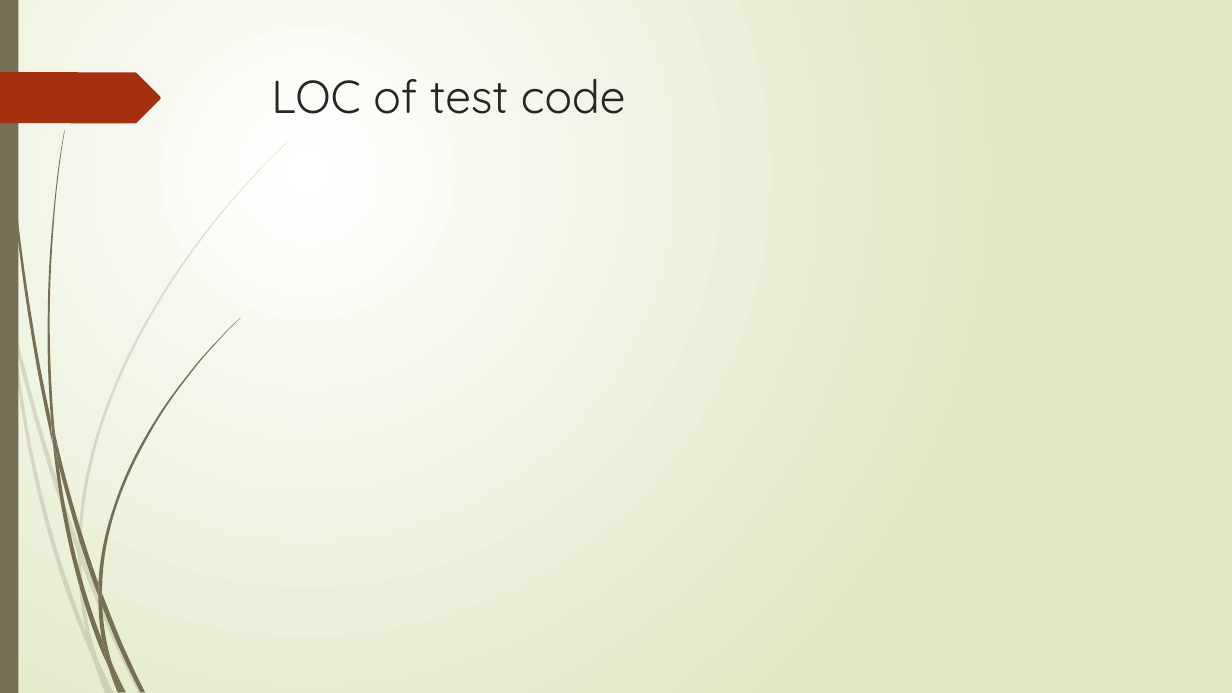
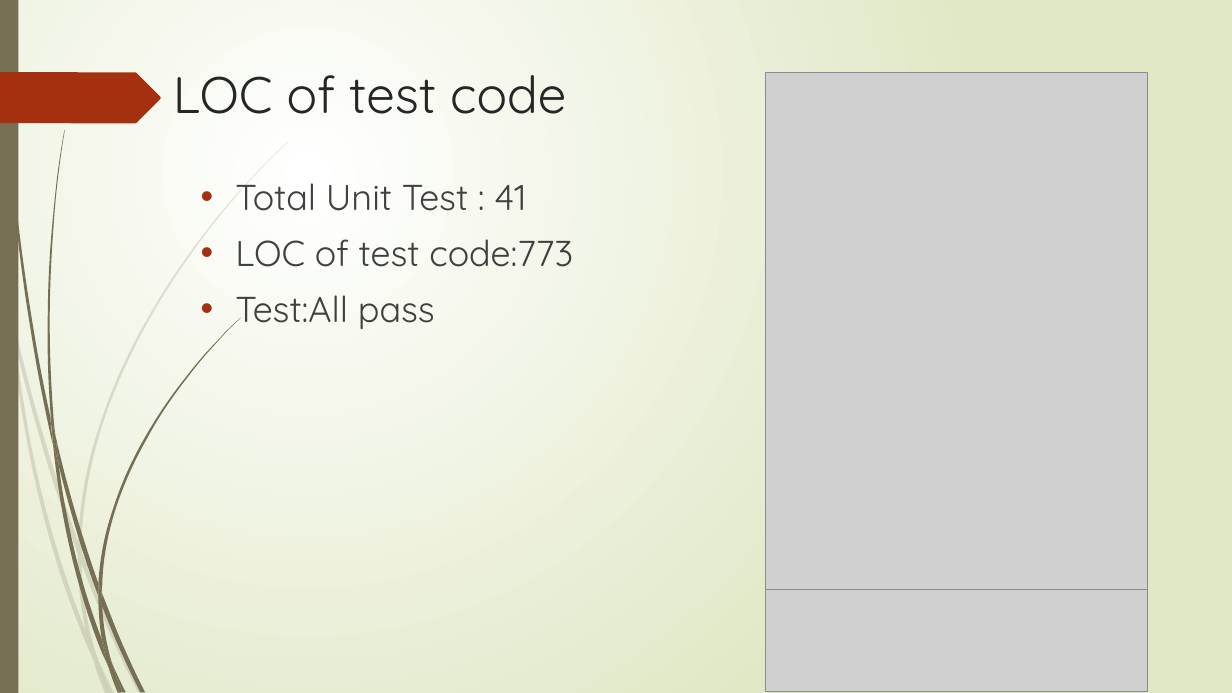
Before and after one commit to LuJoker/OOAD_RMS, a slide deck: slide 6 of document/OOAD_Final_demo.pptx. Drawn at 1232x693 pixels with LibreOffice and Linux fonts; fonts in the diff are those of the drawing; grey boxes stand for pictures. Boxes give left, top, right and bottom in pixels: in the first picture for what was removed or moved away, otherwise in the second. Text is boxed around its words. In the diff, an @@ line names an element or a change of style, - is before the commit and + after.

```diff
--- a/document/OOAD_Final_demo.pptx
+++ b/document/OOAD_Final_demo.pptx
@@ title "LOC of test code": place and size @@
-title "LOC of test code" at <box>271,79,626,114</box>
+title "LOC of test code" at <box>173,75,566,114</box>
@@ title "LOC of test code" at <box>173,75,566,114</box>: size 36 to 40 pt @@
@@ picture added at <box>766,73,1148,590</box> @@
@@ text added at <box>235,183,573,329</box>, 28 pt, text #404040 @@
+• Total Unit Test : 41
+• LOC of test code:773
+• Test:All pass
@@ picture added at <box>766,590,1148,691</box> @@
```
Also in this commit, not shown: 4 other slides changed, 5 slides added, 1 slide removed, 4 other files.
